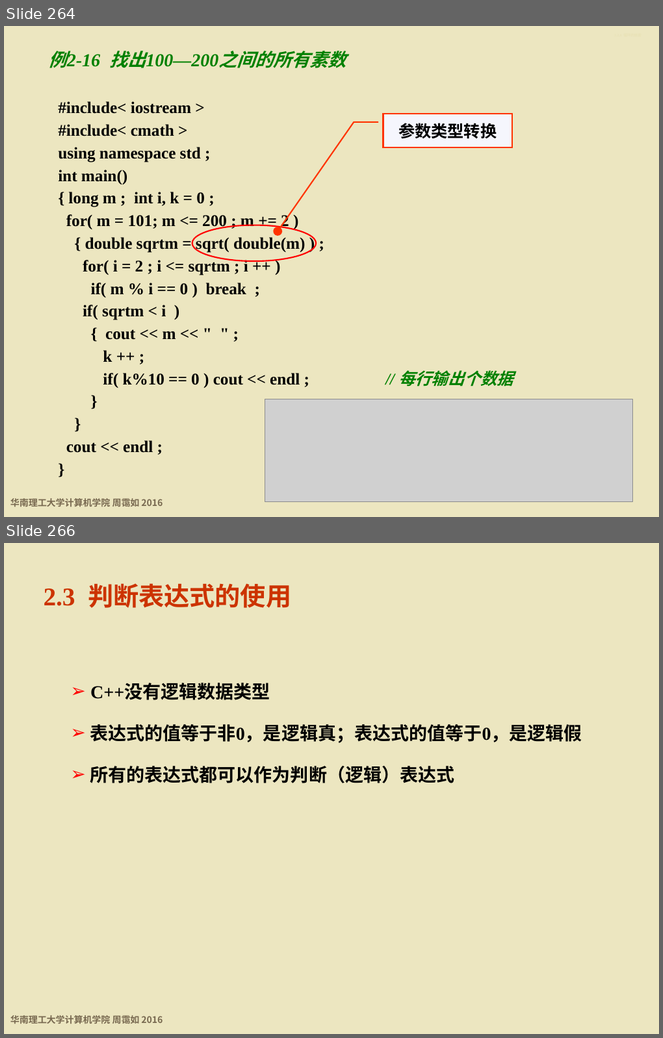
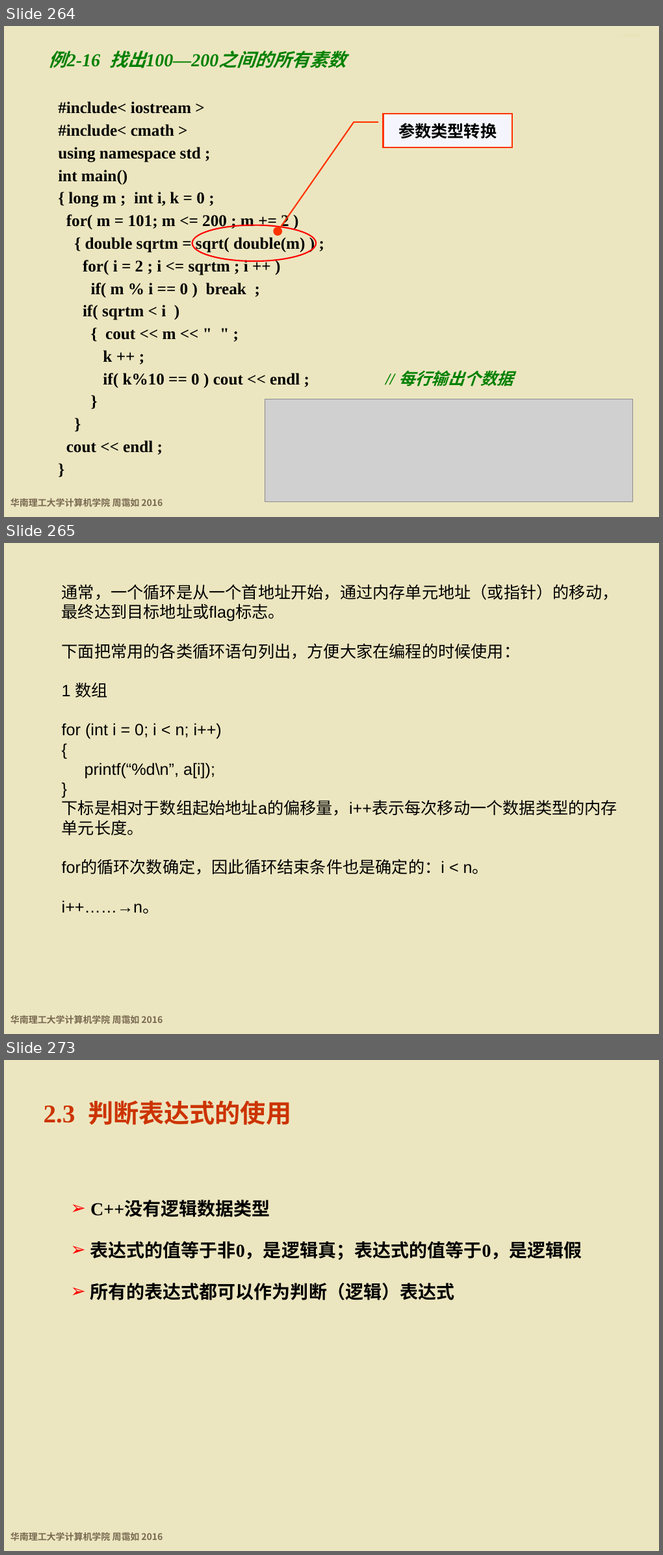
Before and after one commit to wwuhn/wwuhn.github.io, a slide deck: bookspcClassic/C++程序设计基础（第5版）周霭如/2-程序控制结构.pptx. Shown one above the other, each under a label of ours: slides 264 and 266 before the commit, slides 264, 265 and 273 after it; the slides between them are not shown. The pictures are 663x1038 and 663x1555 pixels, drawn with LibreOffice and Linux fonts; fonts in the diff are those of the drawing; grey boxes stand for pictures; background and template pictures are left out. Boxes give left, top, right and bottom in pixels: in the first picture for what was removed or moved away, otherwise in the second. Text is boxed around its words. In the diff, an @@ line names an element or a change of style, - is before the commit and + after.

```diff
--- a/bookspcClassic/C++程序设计基础（第5版）周霭如/2-程序控制结构.pptx
+++ b/bookspcClassic/C++程序设计基础（第5版）周霭如/2-程序控制结构.pptx
@@ slide 265 added at [4, 543, 659, 1034], background #ECE6C0; not listed: 1 template element that a slide beside it also shows @@
@@ text added at [62, 584, 619, 914], 18 pt, text #000000 @@
+通常，一个循环是从一个首地址开始，通过内存单元地址（或指针）的移动，最终达到目标地址或flag标志。
+下面把常用的各类循环语句列出，方便大家在编程的时候使用：
+1 数组
+for (int i = 0; i < n; i++)
+{
+printf(“%d\n”, a[i]);
+}
+下标是相对于数组起始地址a的偏移量，i++表示每次移动一个数据类型的内存单元长度。
+for的循环次数确定，因此循环结束条件也是确定的：i < n。
+i++……→n。
@@ what was slide 266 is now slide 273 @@
```
Also in this commit, not shown: 1 slide changed, 6 other slides added.
